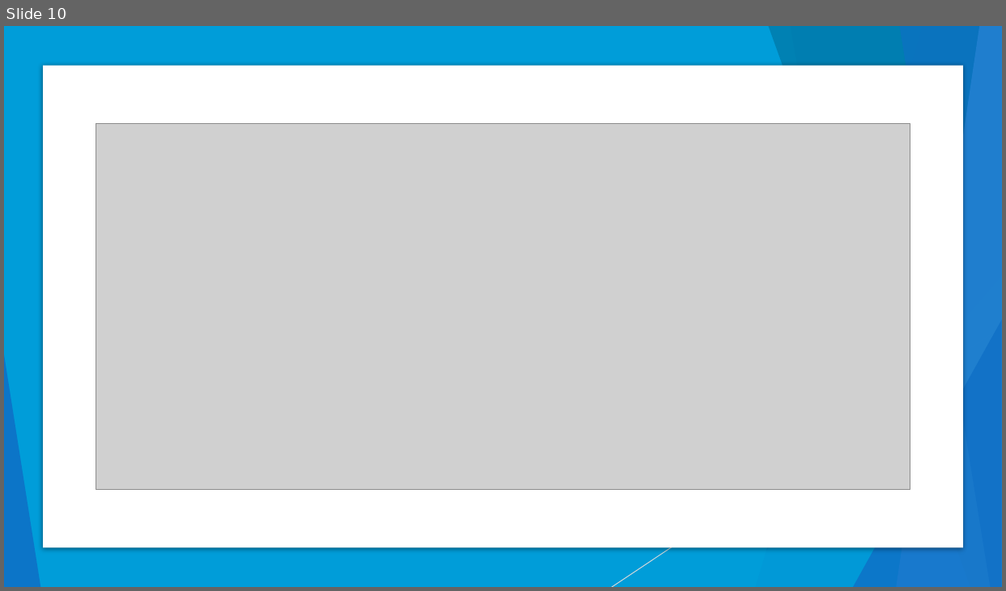
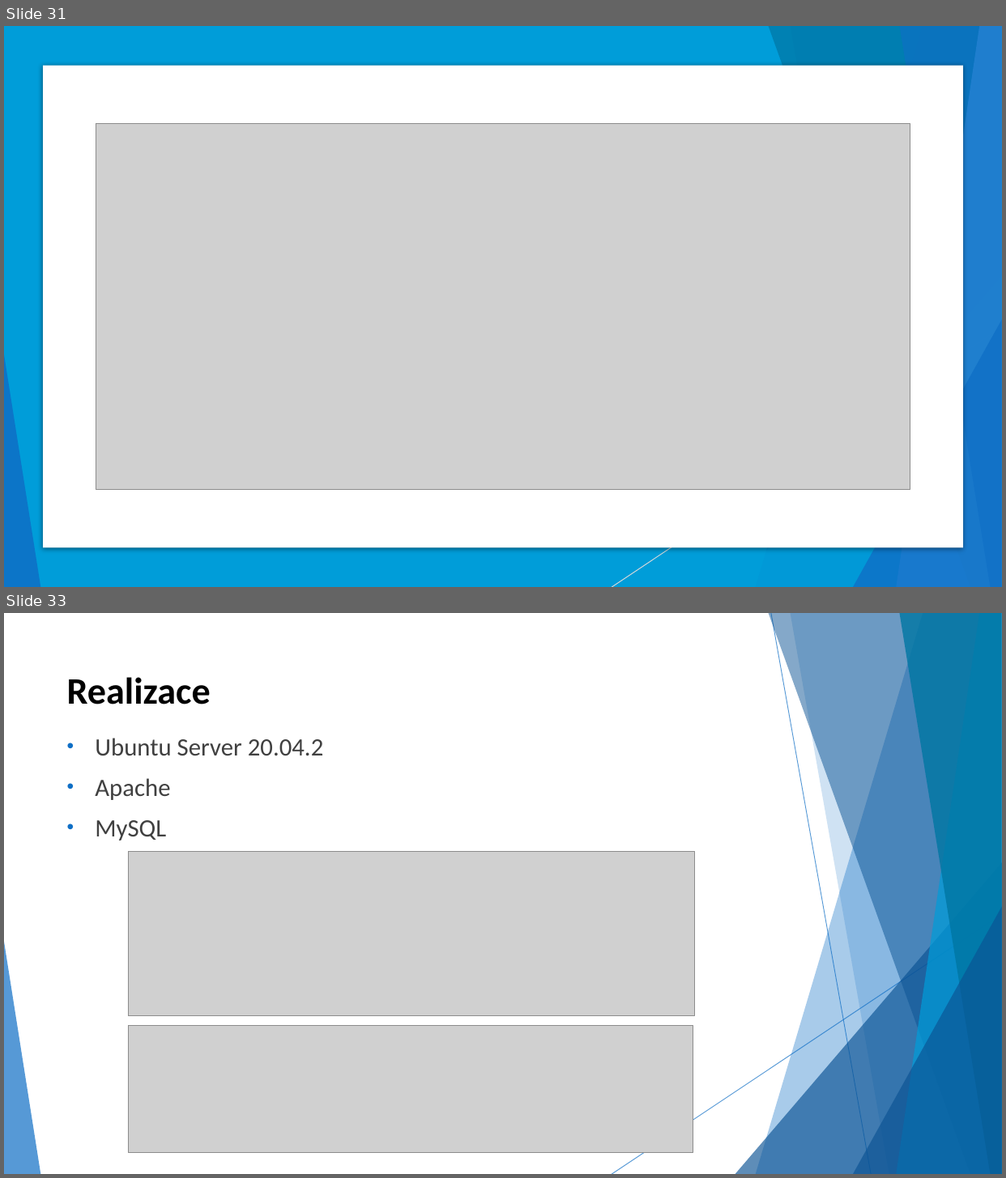
Before and after one commit to Kropi11/Maturitni-zkouska, a slide deck: Dlouhodoba maturitni prace/DMP-prezentace.pptx. Shown one above the other, each under a label of ours: slide 10 before the commit, slides 31 and 33 after it; the slides between them are not shown. The pictures are 1006x591 and 1006x1178 pixels, drawn with LibreOffice and Linux fonts; fonts in the diff are those of the drawing; grey boxes stand for pictures. Boxes give left, top, right and bottom in pixels: in the first picture for what was removed or moved away, otherwise in the second. Text is boxed around its words. In the diff, an @@ line names an element or a change of style, - is before the commit and + after.

```diff
--- a/Dlouhodoba maturitni prace/DMP-prezentace.pptx
+++ b/Dlouhodoba maturitni prace/DMP-prezentace.pptx
@@ slide 33 added at box(4, 613, 1002, 1174), background #FFFFFF; not listed: 10 template elements that a slide beside it also shows @@
@@ title added at box(67, 677, 211, 705), 36 pt, text #000000, bold @@
+Realizace
@@ text added at box(95, 738, 324, 841), 24 pt, text #404040 @@
+• Ubuntu Server 20.04.2
+• Apache
+• MySQL
@@ picture added at box(128, 852, 694, 1016) @@
@@ picture added at box(128, 1026, 692, 1153) @@
@@ what was slide 10 is now slide 31 @@
```
Also in this commit, not shown: 27 other slides added, 4 slides removed.
